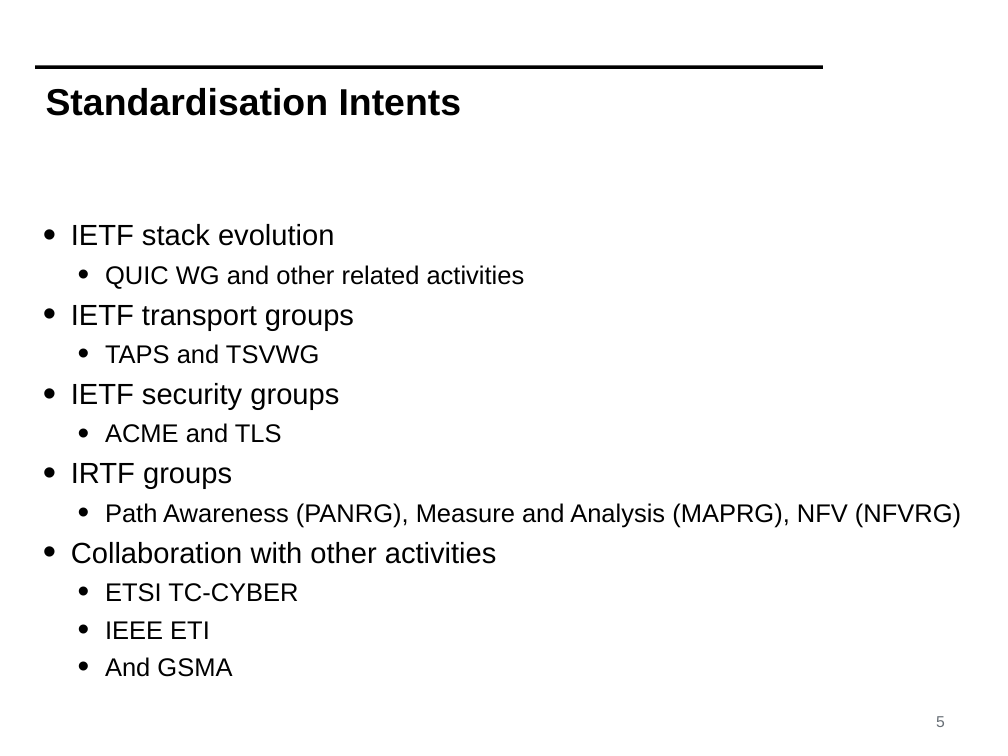
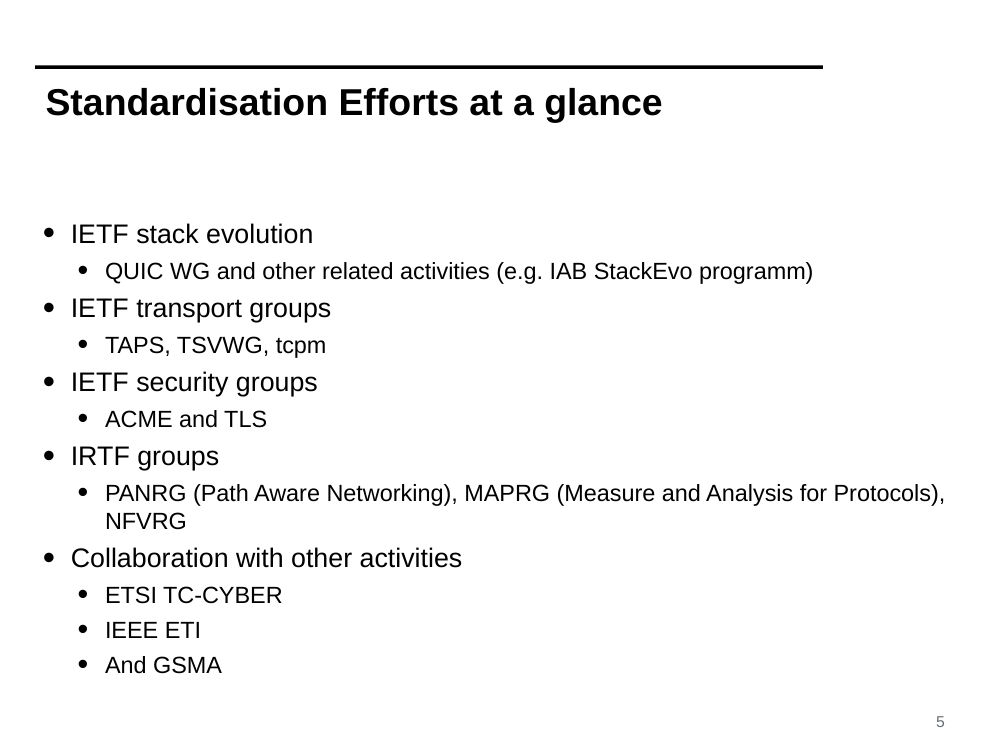
Before and after one commit to mami-project/roadshows, a slide deck: slide 5 of review3-brussels/WP4-ReviewFinal.pptx. Drawn at 1008x756 pixels with LibreOffice and Linux fonts; fonts in the diff are those of the drawing; background and template pictures are left out. Boxes give left, top, right and bottom in pixels: in the first picture for what was removed or moved away, otherwise in the second. Text is boxed around its words. In the diff, an @@ line names an element or a change of style, - is before the commit and + after.

Commit message:
wording edits by Mirja

```diff
--- a/review3-brussels/WP4-ReviewFinal.pptx
+++ b/review3-brussels/WP4-ReviewFinal.pptx
@@ title at [46, 88, 663, 123]: text changed @@
-Standardisation Intents
+Standardisation Efforts at a glance
@@ text at [71, 223, 463, 674]: size 29.6 to 27.2 pt in "IETF stack evolution", "IETF transport groups", "IETF security groups", "IRTF groups" and 1 more places; size 25.9 to 23.8 pt in "ACME and TLS", "ETSI TC-CYBER", "IEEE ETI", "And GSMA" @@
@@ text at [105, 262, 813, 284]: text changed; size 25.9 to 23.8 pt @@
-  • QUIC WG and other related activities
+  • QUIC WG and other related activities (e.g. IAB StackEvo programm)
@@ text at [105, 336, 327, 358]: text changed; size 25.9 to 23.8 pt @@
-  • TAPS and TSVWG
+  • TAPS, TSVWG, tcpm
@@ text at [105, 484, 946, 530]: text changed; size 25.9 to 23.8 pt @@
-  • Path Awareness (PANRG), Measure and Analysis (MAPRG), NFV (NFVRG)
+  • PANRG (Path Aware Networking), MAPRG (Measure and Analysis for Protocols), NFVRG
```
Also in this commit, not shown: 9 other slides changed.
